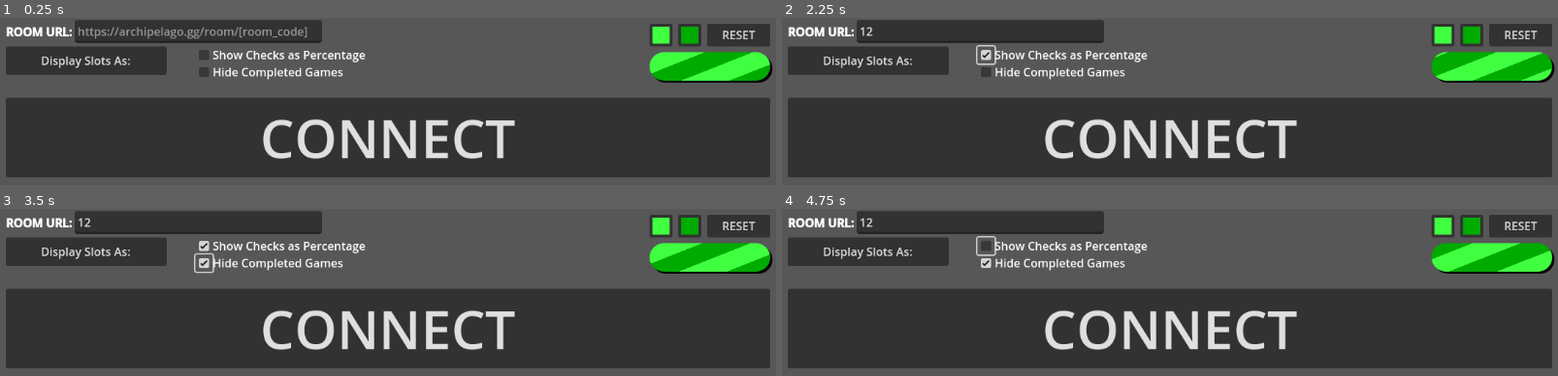
Above: before the commit, frames 1-4 (two rows, left to right).
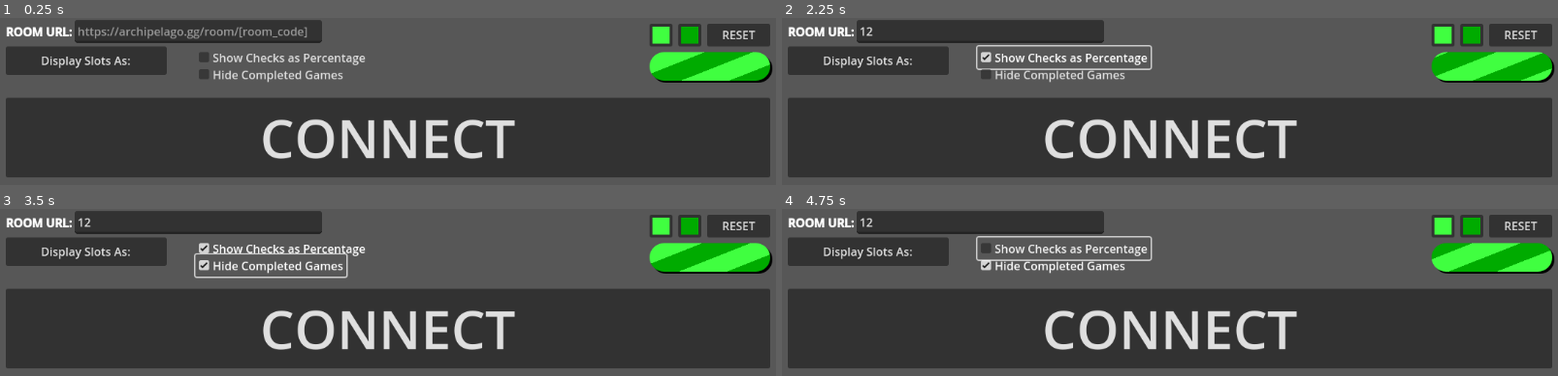
Above: after the commit, the same moments.

Repository: GirambQuamb/Archipelago-Pretty-Progress
Game: Godot game, scene res://launcher.tscn
Two runs of this game, one before a commit and one after it. Both use one fixed random seed, a clock stepped at 60 frames per second and the inputs below.
Inputs (mouse positions are in pixels of both pictures, inside the frame that each line leads up to):
- Up to frame 1 (0.25 s): no input
- Up to frame 2 (2.25 s): click (983, 31) at 0.52 s; type "12" at 0.6 s; click "Display Slots As:" at 1.25 s; click "Show Checks as Percentage" at 2 s
- Up to frame 3 (3.5 s): click "Hide Completed Games" at 2.75 s
- Up to frame 4 (4.75 s): click "Display Slots As:" at 3.5 s; click "Show Checks as Percentage" at 4.25 s

The runs differ from the first frame. In frame 1, 1.4% of the frame differs, in the area x 25-48%, y 19-39%; in frame 2, 1.9%, in the area x 25-48%, y 16-39%; in frame 3, 1.9%; in frame 4, 1.9%.

Commit message:
Oh, yeah. Check boxes have their own text labels.

Diff:
--- a/src/launcher.tscn
+++ b/src/launcher.tscn
@@ -193,12 +193,6 @@
 offset_top = 40.0
 offset_right = 296.0
 offset_bottom = 64.0
-
-[node name="Percentage Label" type="RichTextLabel" parent="Options/Toggles/Percentage Check"]
-layout_mode = 0
-offset_left = 24.0
-offset_right = 240.0
-offset_bottom = 24.0
 text = "Show Checks as Percentage"
 
 [node name="Completed Games Check" type="CheckBox" parent="Options/Toggles"]
@@ -207,12 +201,6 @@
 offset_top = 64.0
 offset_right = 296.0
 offset_bottom = 88.0
-
-[node name="Completed Label" type="RichTextLabel" parent="Options/Toggles/Completed Games Check"]
-layout_mode = 0
-offset_left = 24.0
-offset_right = 240.0
-offset_bottom = 24.0
 text = "Hide Completed Games"
 
 [node name="Launch Button" type="Button" parent="."]
